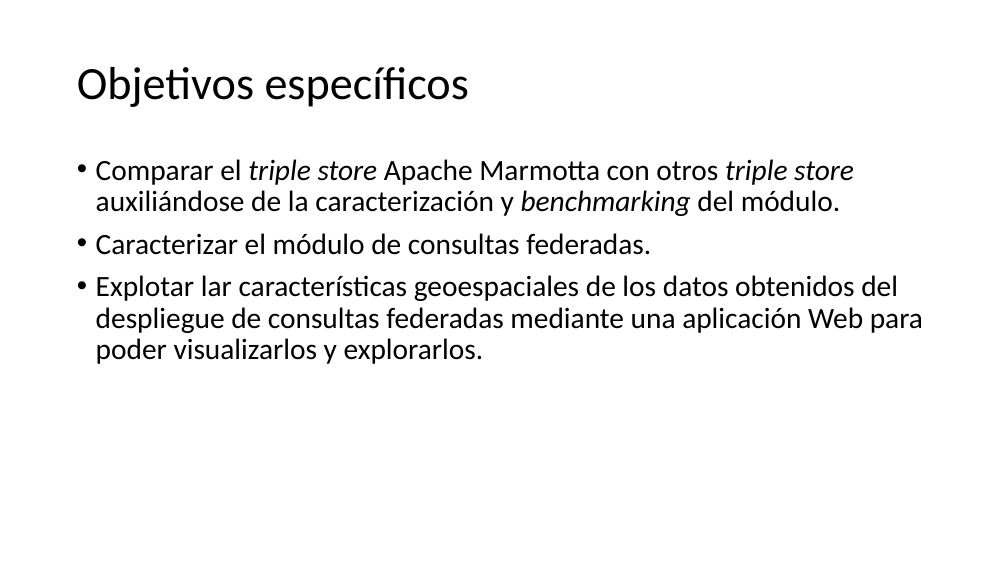
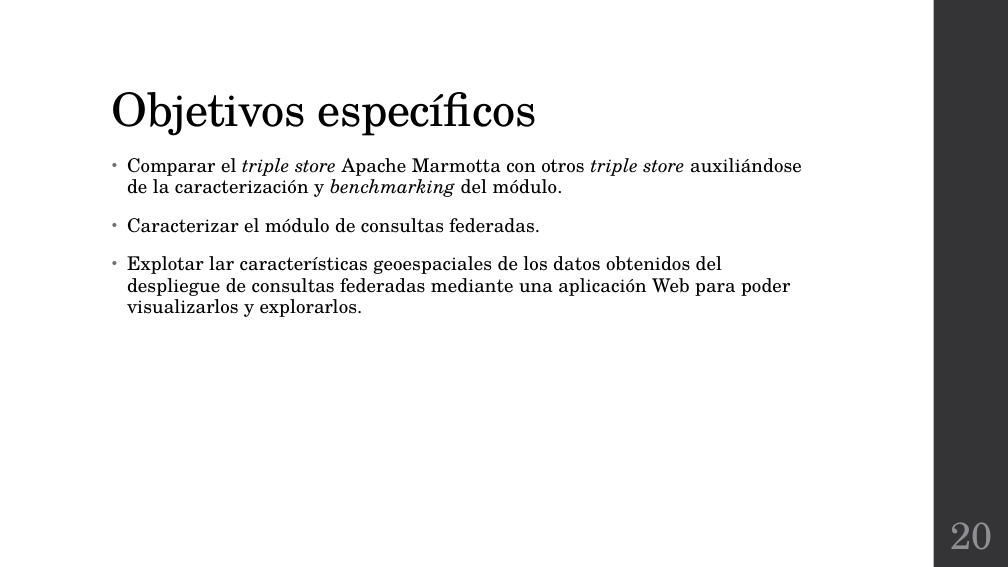
Before and after one commit to Osw1997/Proyecto-Terminal-1, a slide deck: slide 20 of Final/Presentacion.pptx (slide 15 before the commit). Drawn at 1008x567 pixels with LibreOffice and Linux fonts; fonts in the diff are those of the drawing. Boxes give left, top, right and bottom in pixels: in the first picture for what was removed or moved away, otherwise in the second. Text is boxed around its words. In the diff, an @@ line names an element or a change of style, - is before the commit and + after.

```diff
--- a/Final/Presentacion.pptx
+++ b/Final/Presentacion.pptx
@@ rectangle added at [934,0,1008,567], fill #353537 @@
@@ title "Objetivos específicos": place and size @@
-title "Objetivos específicos" at [77,67,469,107]
+title "Objetivos específicos" at [112,92,537,136]
@@ title "Objetivos específicos" at [112,92,537,136]: font Calibri to TeX Gyre Schola, letter spacing 0 to -0.5 pt; vertical alignment middle to bottom @@
@@ text "Comparar el triple store Apache ...": place and size @@
-text "Comparar el triple store Apache ..." at [96,159,923,364]
+text "Comparar el triple store Apache ..." at [127,158,802,317]
@@ text "Comparar el triple store Apache ..." at [127,158,802,317]: size 28 to 18 pt, font Calibri to TeX Gyre Schola, letter spacing 0 to 0.1 pt; indent changed; line spacing 0.9 to 0.95; more space between paragraphs @@
@@ page number added at [950,522,992,550], 36 pt, text #8E8E94 @@
+20
```
Also in this commit, not shown: 13 other slides changed, 13 slides added, 4 slides removed, 2 other files.
